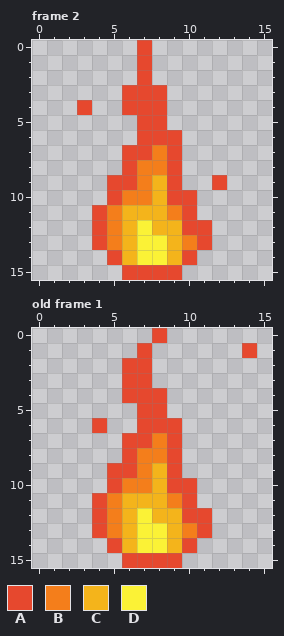
Pixel-art file, stored at Assets/Original/fireDemon.aseprite. Above is the file before it was changed.
16x16 pixels, 3 frames. Shown: frame 2, old frame 1. The commit also changed other frames, which this record leaves out.
Palette (. is transparent): A #e6482e  B #f47e1b  C #f4b41b  D #fbf236
Pixels before, frame 2, first column x 3:
 0 ....A.....
 1 ....A.....
 2 ....A.....
 3 ...AAA....
 4 A..AAA....
 5 ....AA....
 6 ....AAA...
 7 ...AABA...
 8 ...ABBA...
 9 ..AABCA..A
10 ..ABBCAA..
11 .ABCCCBA..
12 .ABCDCCAA.
13 .ABCDDCBA.
14 ..ACDDCA..
15 ...AAAA...
Pixels before, old frame 1, first column x 4:
 0 ....A......
 1 ...A......A
 2 ..AA.......
 3 ..AA.......
 4 ..AAA......
 5 ...AA......
 6 A..AAA.....
 7 ..AABA.....
 8 ..ABBA.....
 9 .AABCA.....
10 .ABBCAA....
11 ABCCCBA....
12 ABCDCCAA...
13 ABCDDCBA...
14 .ACDDCA....
15 ..AAAA.....
After the commit:
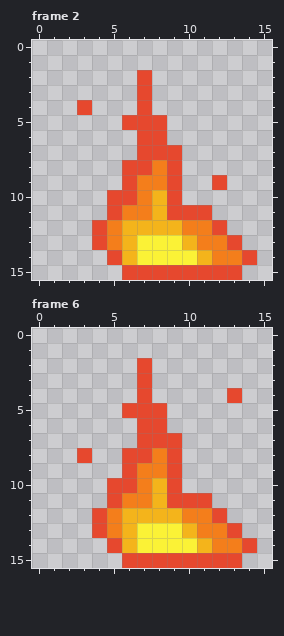
A new or re-ordered frame is compared with the old frame closest to it.
Log entry: demon move animation
From old to new:
frames 3 -> 6
layer "move" added
layer "Layer 1" removed
Frame 2:
Colour A now appears in row 5 at x 6; in row 11 at x 11; in row 12 at x 12; in row 13 at x 13; in row 14 at x 14; in row 15 at x 10 to 13.
The author changed colour B to colour A in row 7 at x 8; in row 8 at x 7; in row 10 at x 6; in row 11 at x 5 and 9.
Colour B now appears in row 13 at x 12; in row 14 at x 12 to 13.
The author changed colour A to colour B in row 12 at x 10 to 11; in row 13 at x 11.
The author changed colour C to colour B in row 9 at x 8; in row 11 at x 6 to 7.
Colour C now appears in row 14 at x 11.
The author changed colour B to colour C in row 13 at x 10.
The author changed colour D to colour C in row 12 at x 7.
The author changed colour A to colour D in row 14 at x 10.
The author changed colour C to colour D in rows 13 to 14 at x 9.
Colour A is gone in rows 0 to 1 at x 7; in rows 3 to 4 at x 6 and 8; in row 6 at x 9; in row 7 at x 6; in row 9 at x 5; in row 10 at x 10.
Colour A is gone in row 11 at x 4.
Frame 6 is new; against old frame 1:
Colour A now appears in row 4 at x 13; in row 5 at x 6; in row 8 at x 3; in row 11 at x 11; in row 12 at x 12; in row 13 at x 13.
Colour A now appears in row 14 at x 14; in row 15 at x 10 to 13.
The author changed colour B to colour A in row 7 at x 8; in row 8 at x 7; in row 10 at x 6; in row 11 at x 5 and 9.
Colour B now appears in row 13 at x 12; in row 14 at x 12 to 13.
The author changed colour A to colour B in row 12 at x 10 to 11; in row 13 at x 11.
The author changed colour C to colour B in row 9 at x 8; in row 11 at x 6 to 7.
Colour C now appears in row 14 at x 11.
The author changed colour B to colour C in row 13 at x 10.
The author changed colour D to colour C in row 12 at x 7.
The author changed colour A to colour D in row 14 at x 10.
The author changed colour C to colour D in rows 13 to 14 at x 9.
Colour A is gone in row 0 at x 8; in row 1 at x 7 and 14; in rows 2 to 3 at x 6; in row 4 at x 6 and 8; in row 6 at x 4 and 9; in row 7 at x 6.
Colour A is gone in row 9 at x 5; in row 10 at x 10; in row 11 at x 4.
Pixel boxes of the changes (left, top, right, bottom) in both pictures:
changed: (92, 40, 257, 280)
changed: (77, 328, 257, 568)
